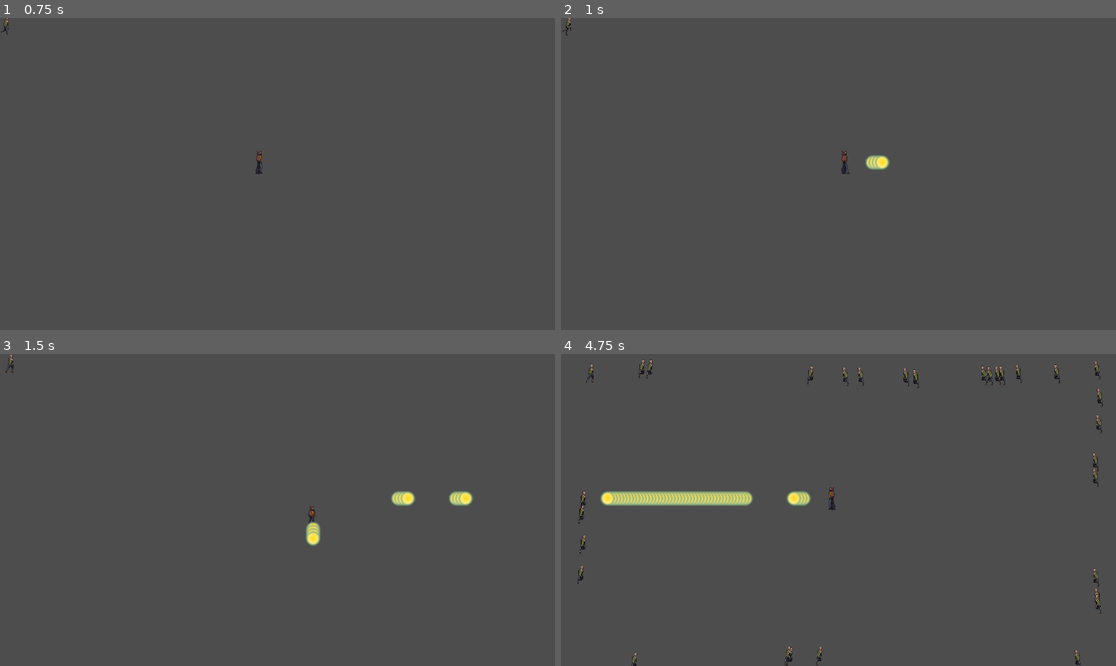
Above: before the commit, frames 1-4 (two rows, left to right).
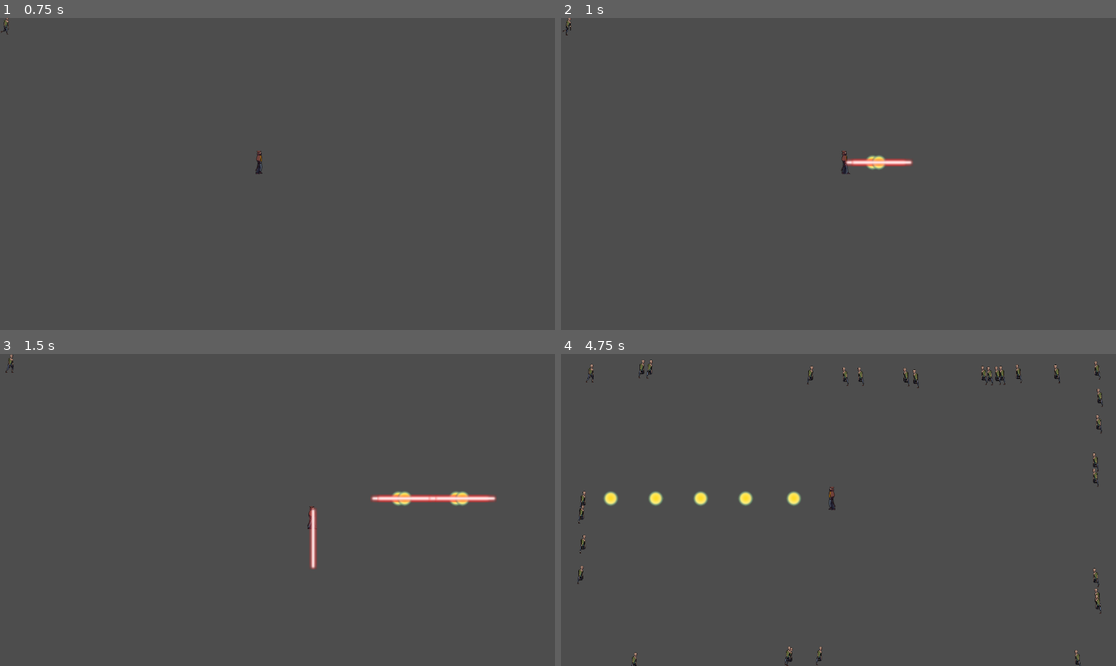
Above: after the commit, the same moments.

Repository: mlafroce/intro-godot
Game: Godot game, scene res://scenes/main.tscn
The game is run twice, just before and just after one commit, with the same random seed, the same clock (stepped at 60 frames per second) and the same inputs.
Inputs:
- Up to frame 1 (0.75 s): hold Right (move_right) from 0.53 s (still down); hold C from 0.53 s (still down)
- Up to frame 2 (1 s): keep holding Right (move_right); keep holding C; tap Space at 0.77, 0.8 s
- Up to frame 3 (1.5 s): tap Space at 1.07, 1.35 s; release Right (move_right) at 1.28 s; release C at 1.28 s; hold Down (move_down) from 1.28 s (still down)
- Up to frame 4 (4.75 s): tap Space at 1.52, 1.82, 2.3, 3.02, 3.32, 4.52 s; tap C at 1.55, 2.85, 4.35 s; release Down (move_down) at 2.03 s; hold Right (move_right) 2.03-2.78 s; hold C 2.03-2.78 s; hold Up (move_up) 2.78-3.53 s; hold Space 3.53-4.28 s; hold Left (move_left) from 3.53 s (still down)

Frame 1 is identical in both runs. In frame 2, 0.3% of the frame differs, in the area x 51-64%, y 43-49%; in frame 3, 1.0%; in frame 4, 1.3%, in the area x 7-46%, y 43-49%.

Commit message:
Add laser shot

Diff:
--- /dev/null
+++ b/scenes/player/laserBullet.tscn
@@ -0,0 +1,20 @@
+[gd_scene load_steps=4 format=3 uid="uid://dwqy2b5cp8rlf"]
+
+[ext_resource type="Script" path="res://scripts/player/bullet.gd" id="1_8y5vs"]
+[ext_resource type="Texture2D" uid="uid://bhmgwmqkexbls" path="res://assets/laser.png" id="2_pr00w"]
+
+[sub_resource type="RectangleShape2D" id="RectangleShape2D_8wx28"]
+size = Vector2(16, 128)
+
+[node name="LaserBullet" type="Area2D"]
+collision_layer = 0
+script = ExtResource("1_8y5vs")
+
+[node name="Sprite2D" type="Sprite2D" parent="."]
+texture = ExtResource("2_pr00w")
+
+[node name="CollisionShape2D" type="CollisionShape2D" parent="."]
+shape = SubResource("RectangleShape2D_8wx28")
+
+[node name="VisibleNotifier" type="VisibleOnScreenNotifier2D" parent="."]
+rect = Rect2(-8, -64, 16, 128)
--- a/scenes/player/bullet.tscn
+++ b/scenes/player/simpleBullet.tscn
@@ -5,7 +5,7 @@
 
 [sub_resource type="CircleShape2D" id="CircleShape2D_x5gir"]
 
-[node name="Bullet" type="Area2D"]
+[node name="SimpleBullet" type="Area2D"]
 collision_layer = 0
 script = ExtResource("1_osonc")
 
--- a/scripts/player/player.gd
+++ b/scripts/player/player.gd
@@ -8,7 +8,9 @@
 @export var speed = 200
 var screen_size
 var last_direction = Vector2(1, 0)
+var velocity: Vector2 = Vector2.ZERO
 var weapon = Weapon.new()
+var weaponDelta: float = 0.0
 
 # Called when the node enters the scene tree for the first time.
 func _ready():
@@ -19,23 +21,12 @@
 
 # Called every frame. 'delta' is the elapsed time since the previous frame.
 func _process(delta: float) -> void:
-	var velocity = Vector2.ZERO # The player's movement vector.
 	if get_node("PlayerSprite").animation == "death":
 		return
+	self.weaponDelta += delta
+	self.velocity = Vector2.ZERO # The player's movement vector.
 
-	if Input.is_action_pressed("move_right"):
-		velocity.x += 1
-		$PlayerSprite.flip_h = false
-	if Input.is_action_pressed("move_left"):
-		velocity.x -= 1
-		$PlayerSprite.flip_h = true
-	if Input.is_action_pressed("move_down"):
-		velocity.y += 1
-	if Input.is_action_pressed("move_up"):
-		velocity.y -= 1
-
-	if Input.is_key_pressed(KEY_SPACE):
-		weapon.shoot(self)
+	process_input(delta)
 
 	if velocity.length() > 0:
 		velocity = velocity.normalized() * speed
@@ -48,6 +39,24 @@
 	position += velocity * delta
 	position = position.clamp(Vector2.ZERO, screen_size)
 
+func process_input(delta: float) -> void:
+	if Input.is_action_pressed("move_right"):
+		self.velocity.x += 1
+		$PlayerSprite.flip_h = false
+	if Input.is_action_pressed("move_left"):
+		self.velocity.x -= 1
+		$PlayerSprite.flip_h = true
+	if Input.is_action_pressed("move_down"):
+		self.velocity.y += 1
+	if Input.is_action_pressed("move_up"):
+		self.velocity.y -= 1
+
+	if Input.is_key_pressed(KEY_C):
+		self.weapon.rotateWeapon()
+
+	if Input.is_key_pressed(KEY_SPACE):
+		self.weapon.shoot(weaponDelta, self)
+		self.weaponDelta = 0.0
 
 func _on_body_entered(body: Node2D) -> void:
 	print("HIT")
--- a/scripts/player/weapon.gd
+++ b/scripts/player/weapon.gd
@@ -2,17 +2,60 @@
 
 extends Node
 
+enum WeaponMode { BULLET, LASER }
+
+const simpleBulletScene = preload("res://scenes/player/simpleBullet.tscn")
+const laserScene = preload("res://scenes/player/laserBullet.tscn")
+var currentWeapon;
+var currentWeaponMode : WeaponMode;
+
 # Called when the node enters the scene tree for the first time.
-func _ready() -> void:
-	pass # Replace with function body.
-
+func _init() -> void:
+	currentWeaponMode = WeaponMode.BULLET;
+	self.updateWeapon(WeaponMode.BULLET) # Replace with function body.
 
 # Called every frame. 'delta' is the elapsed time since the previous frame.
 func _process(delta: float) -> void:
 	pass
 
-func shoot(player: Player) -> void:
-	var bullet = preload("res://scenes/player/bullet.tscn").instantiate()
-	player.add_sibling(bullet)
-	bullet.position = player.position
-	bullet.direction = player.last_direction
+func rotateWeapon() -> void:
+	currentWeaponMode = (currentWeaponMode + 1) % WeaponMode.size()
+	updateWeapon(currentWeaponMode)
+
+func updateWeapon(weaponMode: WeaponMode) -> void:
+	if weaponMode == WeaponMode.BULLET:
+		currentWeapon = BulletWeapon.new()
+	elif weaponMode == WeaponMode.LASER:
+		currentWeapon = LaserWeapon.new()
+
+func shoot(delta:float, player: Player) -> void:
+	if currentWeapon.curDelay <= 0:
+		currentWeapon.shoot(player)
+		currentWeapon.curDelay = currentWeapon.weaponDelay
+	else:
+		currentWeapon.curDelay -= delta
+
+class BulletWeapon:
+	const weaponDelay: float = 0.2
+	var curDelay: float = 0.0
+
+	func shoot(player) -> void:
+		var bullet = simpleBulletScene.instantiate()
+		player.add_sibling(bullet)
+		bullet.position = player.position
+		bullet.direction = player.last_direction
+
+class LaserWeapon:
+	const weaponDelay: float = 1.0
+	var curDelay: float = 0.0
+
+	func shoot(player) -> void:
+		var bullet = laserScene.instantiate()
+		player.add_sibling(bullet)
+		bullet.position = player.position
+		bullet.direction = player.last_direction
+		if bullet.direction.y == 0:
+			bullet.rotate(PI / 2)
+		elif bullet.direction.x != 0:
+			var angleSign = -bullet.direction.x / bullet.direction.y
+			bullet.rotate(angleSign * PI / 4)
--- a/scripts/scenario.gd
+++ /dev/null
@@ -1,24 +0,0 @@
-class_name Scenario
-
-extends Node2D
-
-@onready var timer = $Timer as Timer
-#@onready var zombie: Zombie = preload("res://zombie.tscn").instantiate() as Zombie
-@onready var zombie: Zombie = $Zombie as Zombie
-
-# Called when the node enters the scene tree for the first time.
-func _ready() -> void:
-	timer.timeout.connect(_on_timer_timeout)
-
-# Called every frame. 'delta' is the elapsed time since the previous frame.
-func _process(delta: float) -> void:
-	if Input.is_key_pressed(KEY_SPACE):
-		shoot( )
-
-func shoot() -> void:
-	var bullet = preload("res://bullet.tscn").instantiate()
-	add_child(bullet)
-	bullet.position = self.player.position;
-
-func _on_timer_timeout() -> void:
-	zombie.update_animation()
Binary file added: assets/laser.png
Not shown, changed: assets/laser.png.import
Binary file removed: assets/spaceship.png
